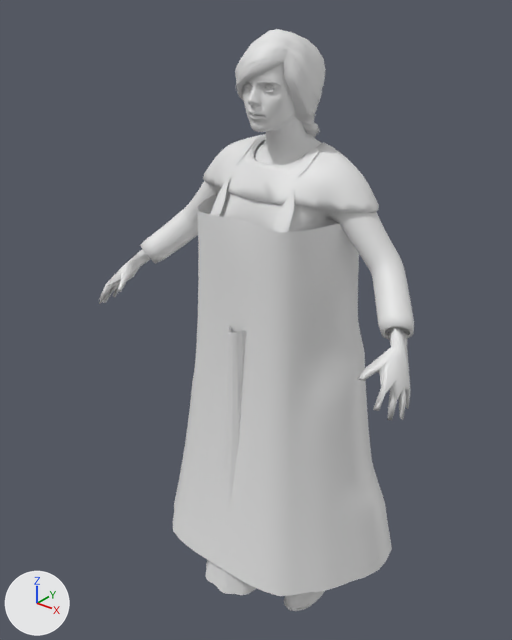
The glTF model public/assets/people/f_cook.glb, before and after one commit.
Camera for both pictures: a 50 mm lens placed at (1.016, -1.4, 1.657), pointed at (-0.062, -0.053, 0.822). Arrows for +X, +Y and +Z are at lower left; the lights stay in place. The picture after the commit comes second. Vertices at exactly the same position are counted once.

In view in the first picture: 'apron', 'body', 'hair', 'shawl', 'underdress' and 4 more.
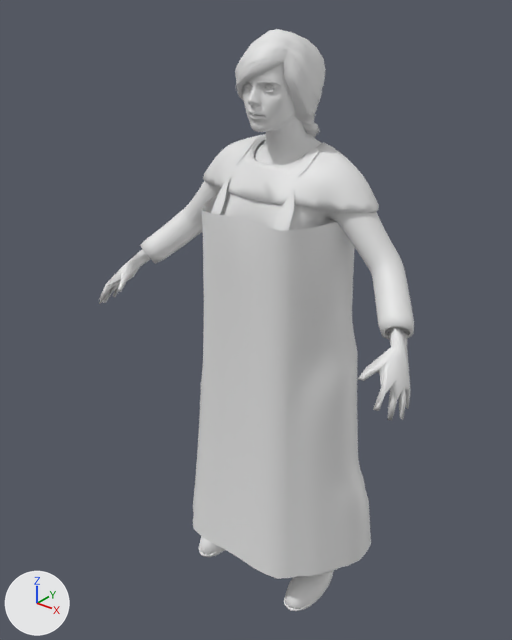
Changed parts and their boxes (x1, y1, x2, y2) in the pictures (512 x 640 px):
'apron', reshaped (19% narrower)
    before: (173, 138, 392, 596)
    after: (193, 138, 371, 579)
'underdress', reshaped
    before: (140, 138, 414, 595)
    after: (140, 138, 414, 575)
part 1 of me_apron, rebuilt (19% narrower)
    before: (173, 194, 392, 596)
    after: (193, 195, 371, 579)
part 2 of me_underdress, deleted
    before: (205, 325, 257, 595)
'leather', unchanged, uncovered by the edit
    before: (284, 591, 325, 611)
    after: (199, 536, 334, 611)

Diff of the bpy script that builds the scene:
```diff
--- a/public/assets/people/f_cook.glb.py
+++ b/public/assets/people/f_cook.glb.py
@@ me_apron @@
 # used by ob_apron; location = (0.0, 0.0, 0.0)
-me_apron.from_pydata(...)  # 882 vertices, 1509 faces; spans x -0.359..0.359, y -0.301..0.246, z 0.167..1.298
+me_apron.from_pydata(...)  # 887 vertices, 1508 faces; spans x -0.298..0.298, y -0.243..0.185, z 0.167..1.298
+# me_apron part 1: the loose piece of 714 vertices spanning x -0.359..0.359, y -0.301..0.246, z 0.167..1.147 is rebuilt with 706 vertices and now spans x -0.298..0.298, y -0.243..0.185, z 0.167..1.147
+# other edits to the shape of me_apron do not show in these pictures
@@ me_underdress @@
 # used by ob_underdress; location = (0.0, 0.0, 0.0)
-me_underdress.from_pydata(...)  # 2143 vertices, 4074 faces; spans x -0.423..0.423, y -0.309..0.198, z 0.087..1.297
+me_underdress.from_pydata(...)  # 1660 vertices, 3124 faces; spans x -0.423..0.423, y -0.166..0.106, z 0.087..1.297
+# me_underdress part 2: the loose piece of 527 vertices spanning x -0.281..0.285, y -0.309..0.198, z 0.087..0.874 is deleted
+# other edits to the shape of me_underdress do not show in these pictures
```
